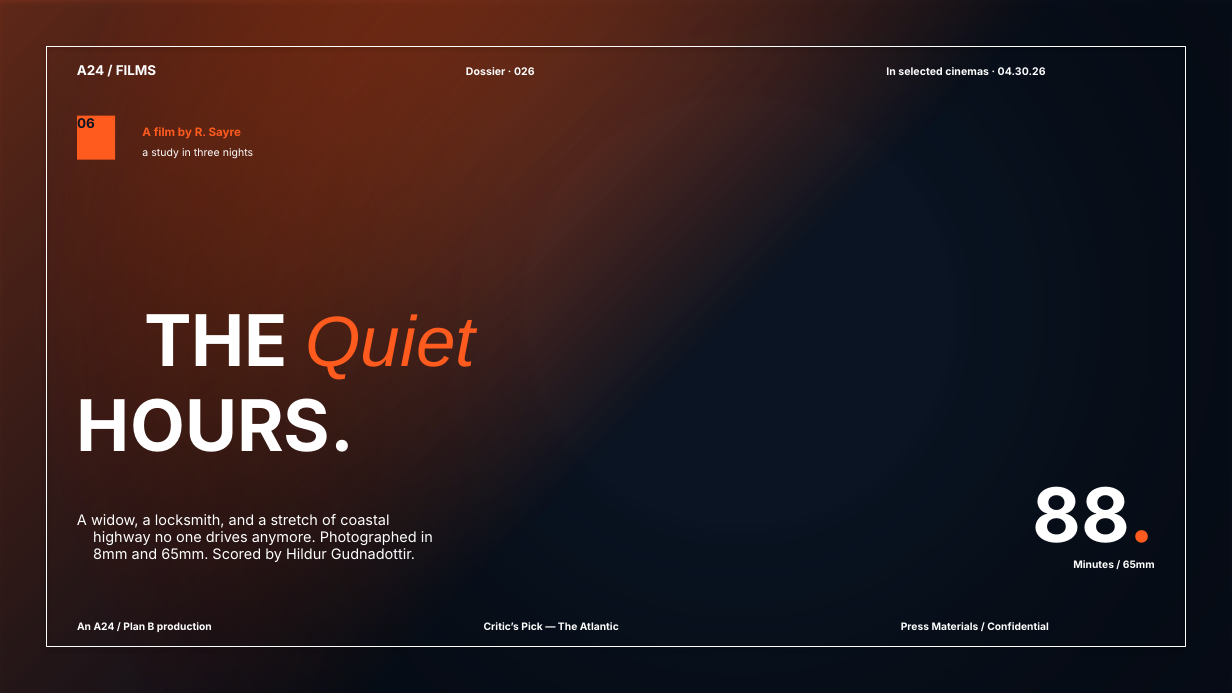
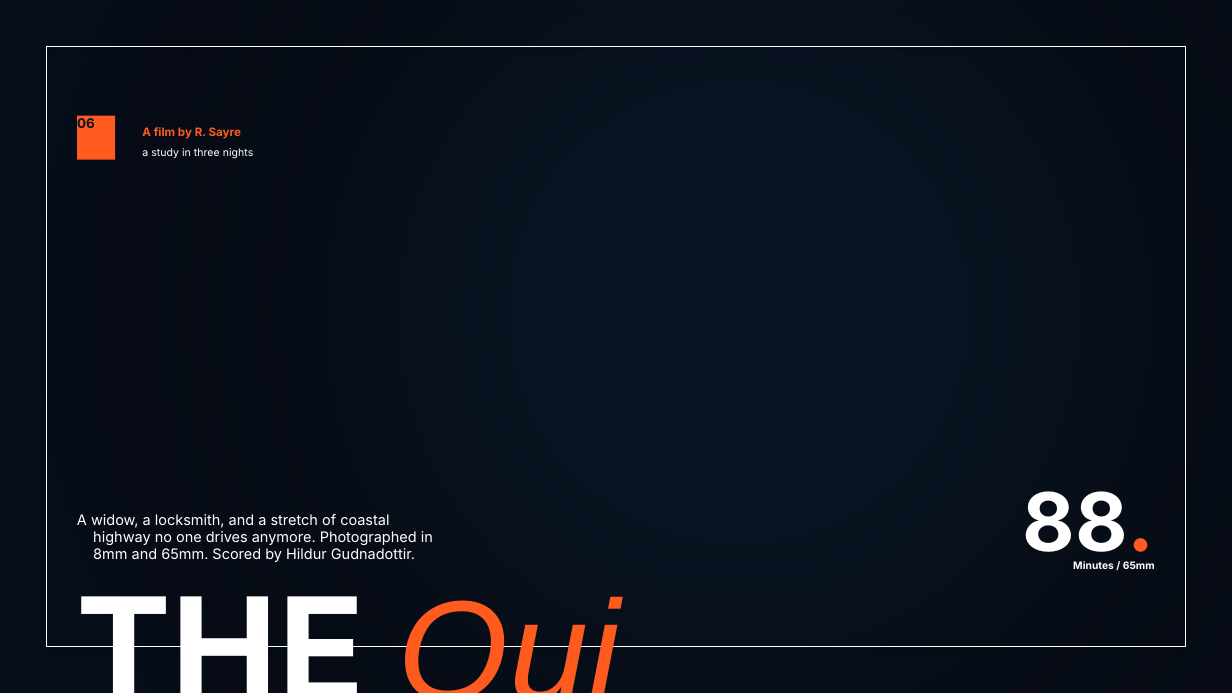
Before and after one commit to vamsiramakrishnan/pixelpitch, a slide deck: slide 48 of _bench/corpus/divergent-deck.pptx. Drawn at 1232x693 pixels with LibreOffice and Linux fonts; fonts in the diff are those of the drawing; background and template pictures are left out; a plain dark background stands for a picture behind light text. Boxes give left, top, right and bottom in pixels: in the first picture for what was removed or moved away, otherwise in the second. Text is boxed around its words. In the diff, an @@ line names an element or a change of style, - is before the commit and + after.

```diff
--- a/_bench/corpus/divergent-deck.pptx
+++ b/_bench/corpus/divergent-deck.pptx
@@ rectangle removed at bbox=[0, 0, 1232, 693] @@
@@ text removed at bbox=[77, 65, 156, 75] @@
-A24 / FILMS
@@ text removed at bbox=[466, 67, 535, 75] @@
-Dossier · 026
@@ text removed at bbox=[886, 67, 1046, 75] @@
-In selected cinemas · 04.30.26
@@ text "THE Quiet" at bbox=[77, 216, 653, 507]: size 55.5 to 111 pt @@
@@ text "88.": place and size @@
-text "88." at bbox=[1032, 486, 1155, 543]
+text "88." at bbox=[1023, 491, 1155, 569]
@@ text "88." at bbox=[1023, 491, 1155, 569]: size 58.5 to 63 pt @@
@@ text removed at bbox=[77, 621, 212, 632] @@
-An A24 / Plan B production
@@ text removed at bbox=[484, 622, 619, 630] @@
-Critic’s Pick — The Atlantic
@@ text removed at bbox=[901, 622, 1049, 630] @@
-Press Materials / Confidential
```
Also in this commit, not shown: 47 other slides changed, 1 slide added, 50 other files.
